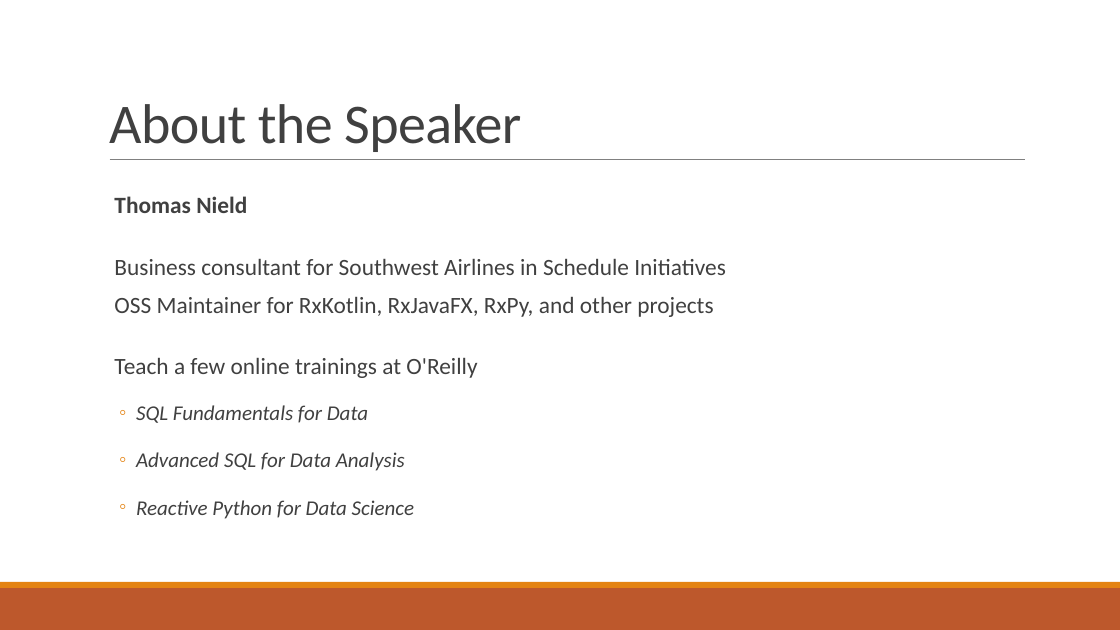
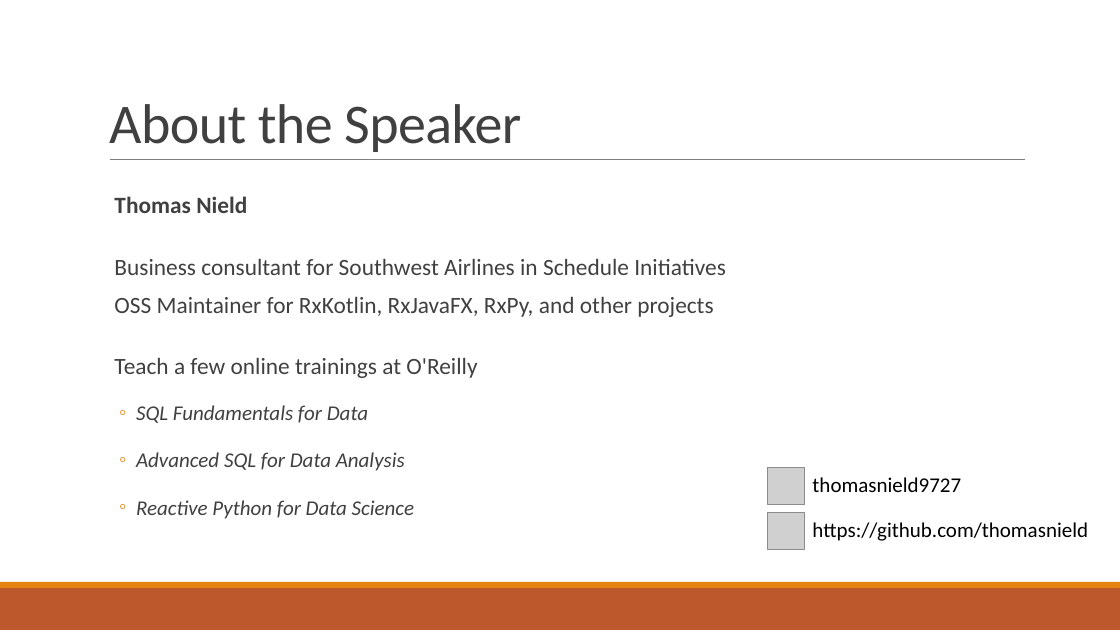
Before and after one commit to thomasnield/oreilly_reactive_python_for_data, a slide deck: slide 3 of resources/reactive_python_slides_v2.pptx. Drawn at 1120x630 pixels with LibreOffice and Linux fonts; fonts in the diff are those of the drawing; grey boxes stand for pictures. Boxes give left, top, right and bottom in pixels: in the first picture for what was removed or moved away, otherwise in the second. Text is boxed around its words. In the diff, an @@ line names an element or a change of style, - is before the commit and + after.

Commit message:
add social media handle

```diff
--- a/resources/reactive_python_slides_v2.pptx
+++ b/resources/reactive_python_slides_v2.pptx
@@ picture added at [768,468,805,505] @@
@@ text added at [812,477,961,492], 18 pt, text #000000 @@
+thomasnield9727
@@ picture added at [768,513,805,549] @@
@@ text added at [812,522,1088,541], 18 pt, text #000000 @@
+https://github.com/thomasnield
```
